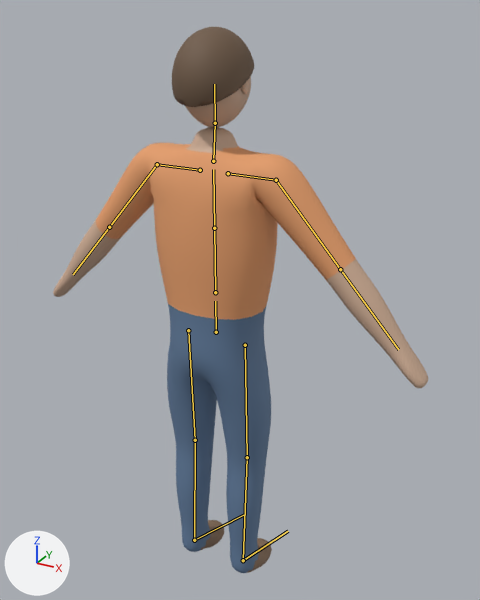
Two versions of the glTF model models/personnage.glb, one commit apart.
Both versions are drawn from a 50 mm camera at (0.94, -1.56, 1.854) aimed at (-0.03, 0.203, 0.972). Every picture has the same lights, and +X, +Y and +Z are marked at lower left. The picture after the commit comes second. The bones that change, and the others that lie on the model, are drawn over the model as lines.

The first picture shows 'Corps'.
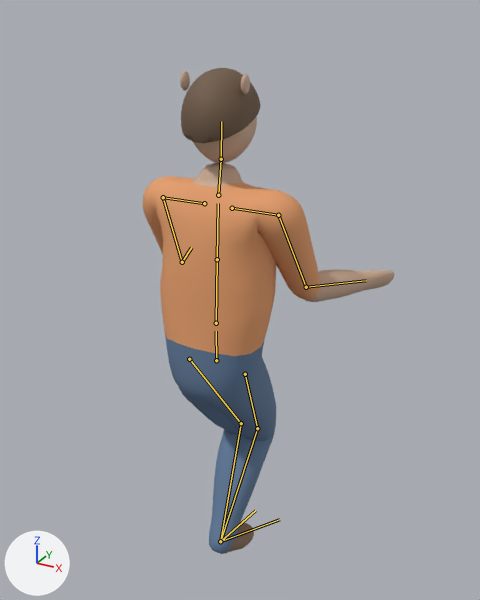
The newer file adds an action. The first version stands in its rest pose; the second is drawn at frame 0 of the action 'danse'.

What differs and where, as boxes [x1, y1, x2, y2] in the pictures (480 x 600 px):
'Corps', posed (33% narrower, 11% shorter): before [53, 27, 428, 573]; after [143, 68, 394, 554]
bone 'bassin', root to tip: before (216, 332) to (215, 301); after (216, 360) to (216, 331)
bone 'colonne', root to tip: before (215, 292) to (214, 228); after (216, 323) to (217, 259)
bone 'bras_D', root to tip: before (276, 180) to (340, 269); after (278, 215) to (306, 287)
bone 'avantbras_D', root to tip: before (340, 269) to (398, 349); after (306, 287) to (366, 280)
bone 'bras_G', root to tip: before (157, 164) to (109, 227); after (163, 197) to (182, 262)
bone 'avantbras_G', root to tip: before (109, 227) to (73, 274); after (182, 262) to (191, 247)
bone 'cuisse_D', root to tip: before (245, 345) to (247, 457); after (245, 374) to (257, 428)
bone 'tibia_D', root to tip: before (247, 457) to (243, 560); after (257, 428) to (220, 541)
bone 'pied_D', root to tip: before (243, 560) to (288, 531); after (220, 541) to (255, 510)
bone 'cuisse_G', root to tip: before (188, 330) to (195, 440); after (189, 359) to (241, 423)
bone 'tibia_G', root to tip: before (195, 440) to (194, 540); after (241, 423) to (220, 541)
bone 'pied_G', root to tip: before (194, 540) to (244, 514); after (220, 541) to (279, 519)

What the commit changed:
Bone 'bassin' (bone_bassin) moves from (0.0, 0.0, 0.0) to (0.0, -0.1, 0.0).
Bone 'colonne' (bone_colonne) turns from (0, 0, 0) to (-3, 0, 0) degrees about its own x, y and z.
Bone 'bras_D' (bone_bras_d) turns from (0, 0, 0) to (4, 12, 46) degrees about its own x, y and z.
Bone 'avantbras_D' (bone_avantbras_d) turns from (0, 0, 0) to (60, 26, 57) degrees about its own x, y and z.
Bone 'bras_G' (bone_bras_g) turns from (0, 0, 0) to (4, -12, -46) degrees about its own x, y and z.
Bone 'avantbras_G' (bone_avantbras_g) turns from (0, 0, 0) to (60, -26, -57) degrees about its own x, y and z.
Bone 'cuisse_D' (bone_cuisse_d) turns from (0, 0, 0) to (29, -4, 8) degrees about its own x, y and z.
Bone 'tibia_D' (bone_tibia_d) turns from (0, 0, 0) to (-56, 0, 0) degrees about its own x, y and z.
Bone 'pied_D' (bone_pied_d) turns from (0, 0, 0) to (27, 0, 0) degrees about its own x, y and z.
Bone 'cuisse_G' (bone_cuisse_g) turns from (0, 0, 0) to (29, 4, -8) degrees about its own x, y and z.
Bone 'tibia_G' (bone_tibia_g) turns from (0, 0, 0) to (-56, 0, 0) degrees about its own x, y and z.
Bone 'pied_G' (bone_pied_g) turns from (0, 0, 0) to (27, 0, 0) degrees about its own x, y and z.
